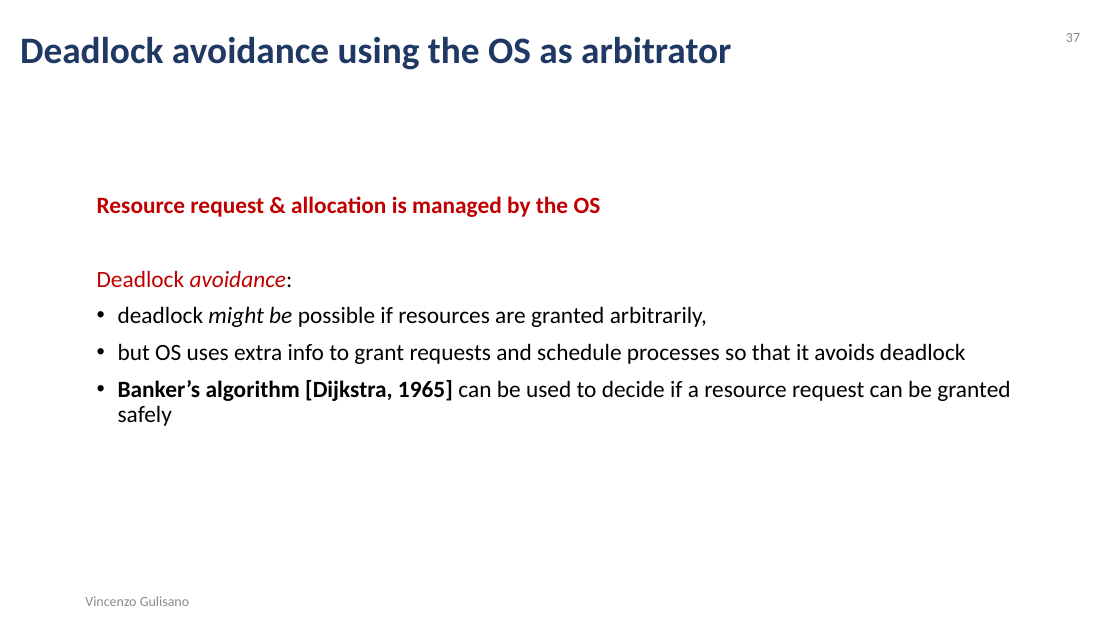
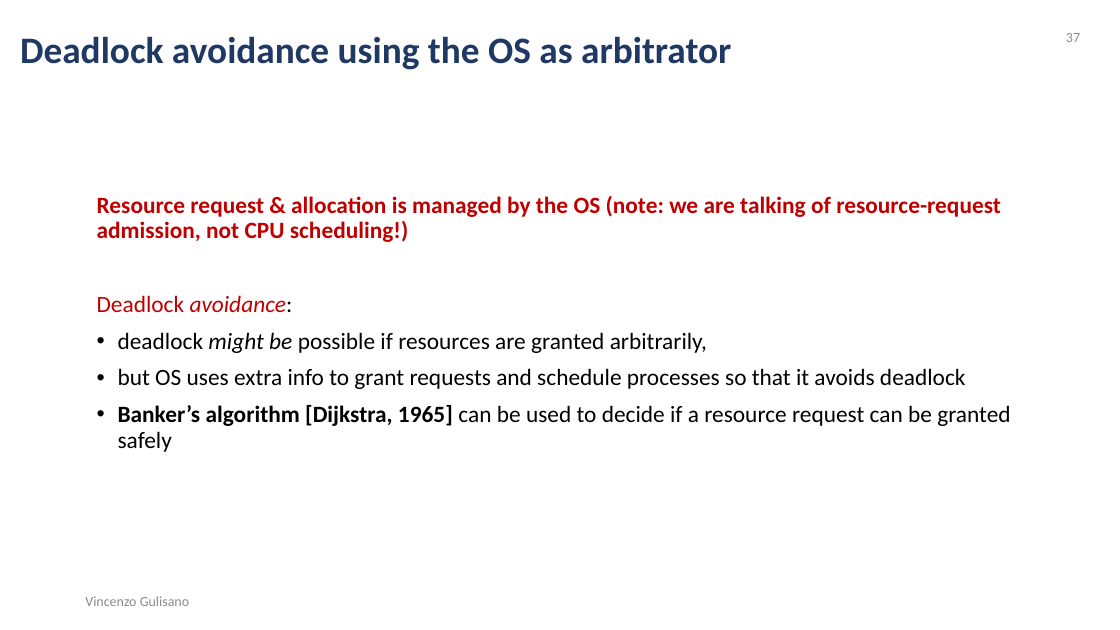
Before and after one commit to Josefgus/os_material, a slide deck: slide 37 of synchronization_part_2/synchronization_part_2.pptx. Drawn at 1120x630 pixels with LibreOffice and Linux fonts; fonts in the diff are those of the drawing. Boxes give left, top, right and bottom in pixels: in the first picture for what was removed or moved away, otherwise in the second. Text is boxed around its words. In the diff, an @@ line names an element or a change of style, - is before the commit and + after.

```diff
--- a/synchronization_part_2/synchronization_part_2.pptx
+++ b/synchronization_part_2/synchronization_part_2.pptx
@@ text at <box>97,196,1001,242</box>: text changed @@
-Resource request & allocation is managed by the OS
+Resource request & allocation is managed by the OS (note: we are talking of resource-request admission, not CPU scheduling!)
```
Also in this commit, not shown: 4 other slides changed, 1 other file.
